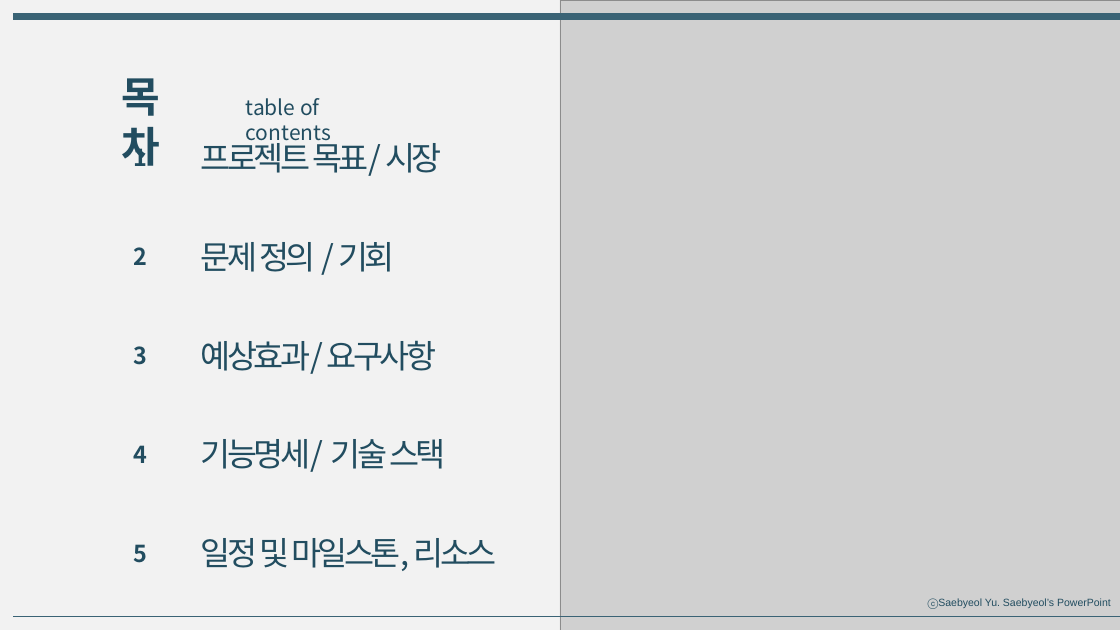
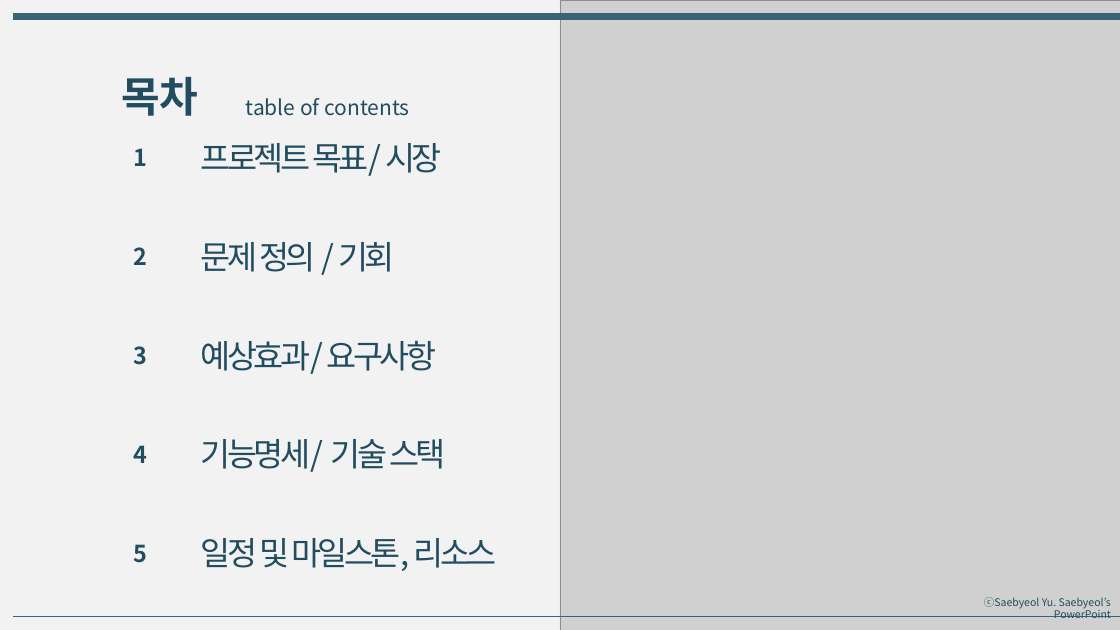
Before and after one commit to DongHyukLeeee/StopUsingGPT, a slide deck: slide 2 of SSAFY_Project발표_GPT그만쓰조_231105_1010.pptx. Drawn at 1120x630 pixels with LibreOffice and Linux fonts; fonts in the diff are those of the drawing; grey boxes stand for pictures. Boxes give left, top, right and bottom in pixels: in the first picture for what was removed or moved away, otherwise in the second. Text is boxed around its words. In the diff, an @@ line names an element or a change of style, - is before the commit and + after.

```diff
--- a/SSAFY_Project발표_GPT그만쓰조_231105_1010.pptx
+++ b/SSAFY_Project발표_GPT그만쓰조_231105_1010.pptx
@@ text "목차" rewrapped from <box>121,78,160,166</box> to <box>121,77,198,116</box> @@
@@ text "table of contents" rewrapped from <box>246,98,331,146</box> to <box>246,98,409,116</box> @@
@@ text "1" rewrapped from <box>134,143,148,166</box> to <box>134,148,148,166</box> @@
@@ text "프로젝트 목표/ 시장" rewrapped from <box>201,136,442,176</box> to <box>201,143,442,176</box> @@
@@ text "ⓒSaebyeol Yu. Saebyeol’s PowerPoint" at <box>984,597,1111,618</box>: font Arial to Noto Sans CJK KR @@
```
Also in this commit, not shown: 9 other slides changed, 16 slides removed.
